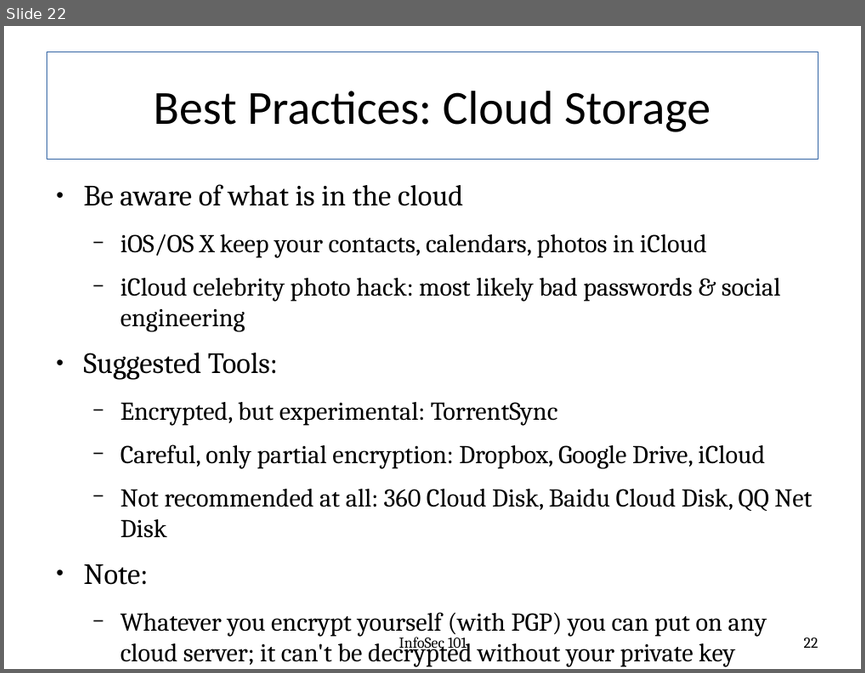
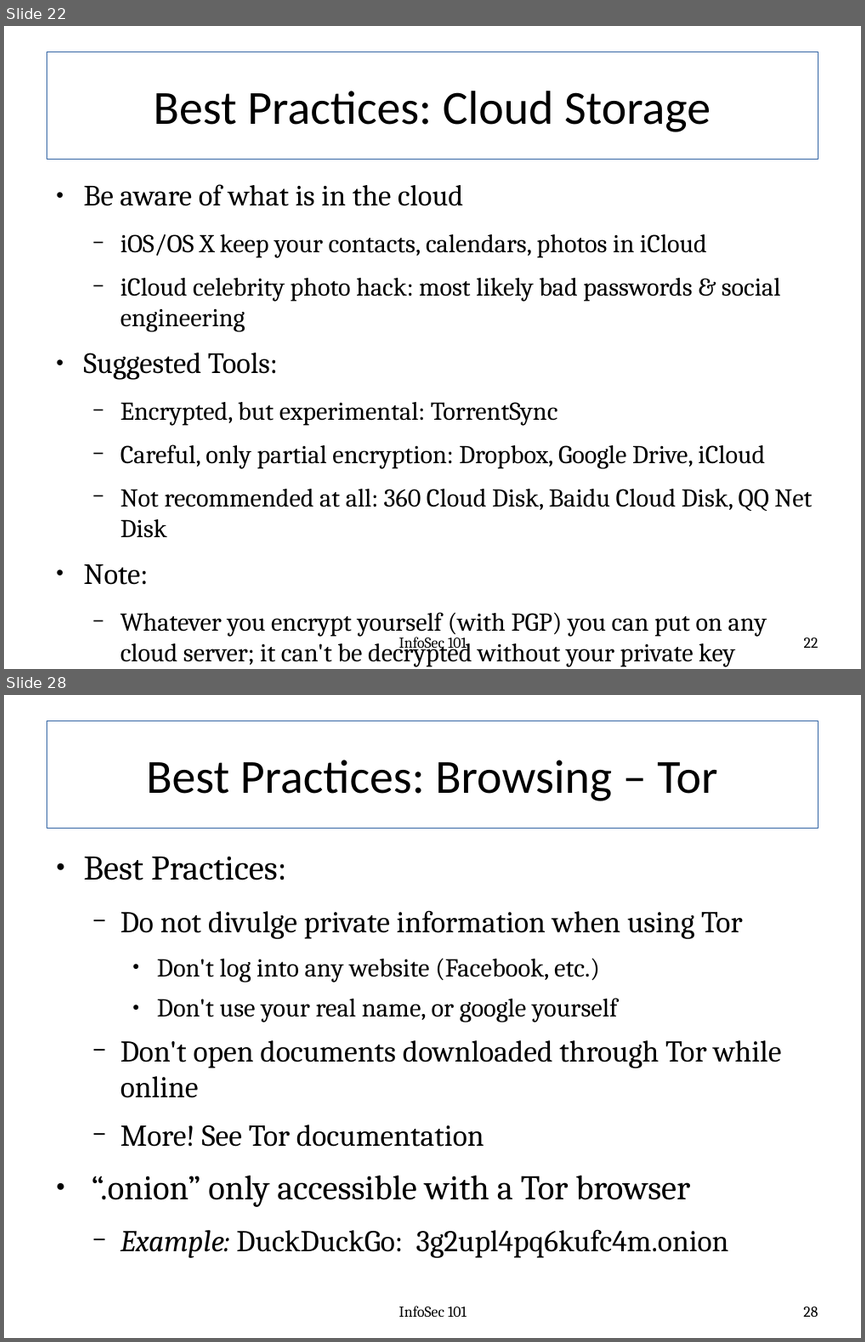
Before and after one commit to fabianlischka/InfoSec101, a slide deck: InfoSec101-Presentation-FCC-2015-02-26.odp. Shown one above the other, each under a label of ours: slide 22 before the commit, slides 22 and 28 after it; the slides between them are not shown. The pictures are 865x673 and 865x1342 pixels, drawn with LibreOffice and Linux fonts; fonts in the diff are those of the drawing. Boxes give left, top, right and bottom in pixels: in the first picture for what was removed or moved away, otherwise in the second. Text is boxed around its words. In the diff, an @@ line names an element or a change of style, - is before the commit and + after.

```diff
--- a/InfoSec101-Presentation-FCC-2015-02-26.odp
+++ b/InfoSec101-Presentation-FCC-2015-02-26.odp
@@ slide 28 added at (4,695,861,1338), background #FFFFFF @@
@@ title added at (46,721,818,828), outline #3465A4 0.79 pt, 44 pt, text #000000 @@
+Best Practices: Browsing – Tor
@@ text added at (84,857,781,1258), 28 pt, text #000000 @@
+● Best Practices:
+  − Do not divulge private information when using Tor
+    ● Don't log into any website (Facebook, etc.)
+    ● Don't use your real name, or google yourself
+  − Don't open documents downloaded through Tor while online
+  − More! See Tor documentation
+● “.onion” only accessible with a Tor browser
+  − Example: DuckDuckGo: 3g2upl4pq6kufc4m.onion
@@ text added at (399,1305,466,1316), 14 pt, text #000000 @@
+InfoSec 101
@@ page number added at (803,1306,817,1316), 14 pt, text #000000 @@
+28
```
Also in this commit, not shown: 8 slides changed, 24 other slides added.
